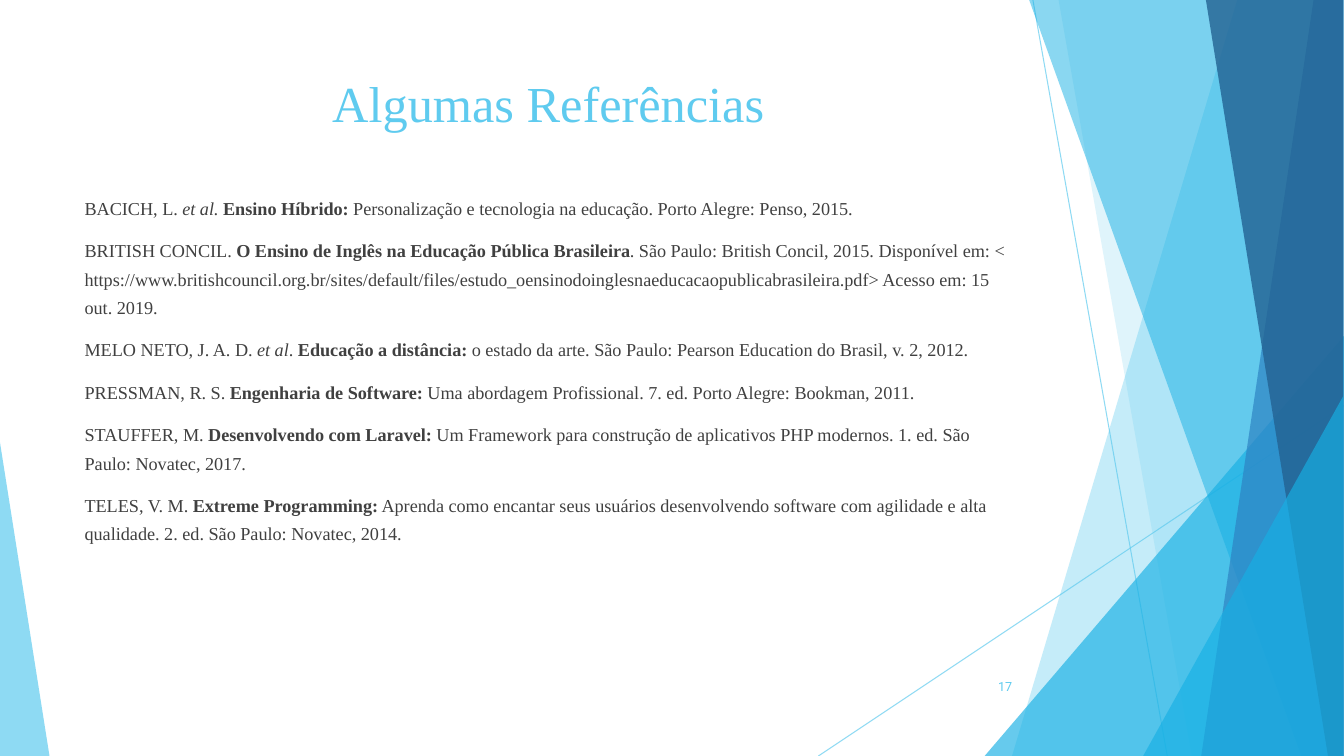
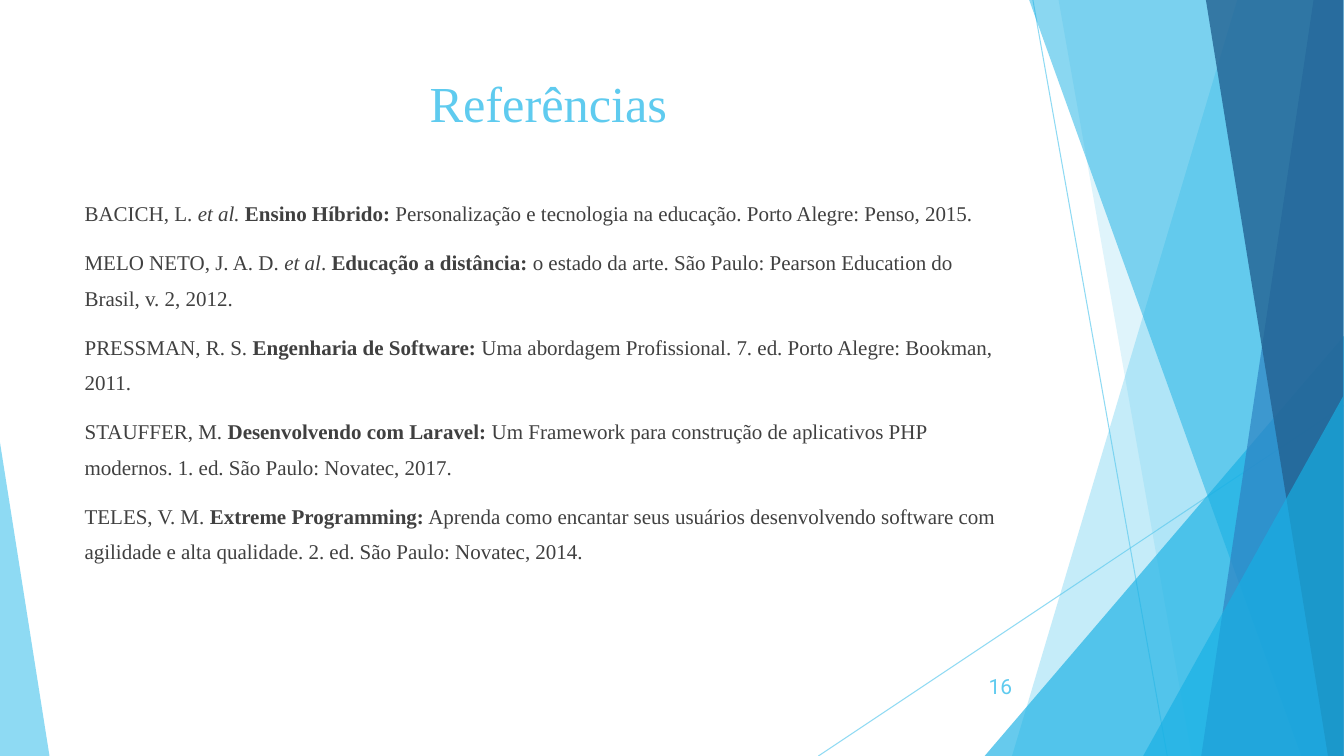
Before and after one commit to ryanlucaslemos/arquivostcc, a slide deck: slide 16 of TCC 2/Slide de TCC 2.ppt (slide 17 before the commit). Drawn at 1344x756 pixels with LibreOffice and Linux fonts; fonts in the diff are those of the drawing. Boxes give left, top, right and bottom in pixels: in the first picture for what was removed or moved away, otherwise in the second. Text is boxed around its words. In the diff, an @@ line names an element or a change of style, - is before the commit and + after.

```diff
--- a/TCC 2/Slide de TCC 2.ppt
+++ b/TCC 2/Slide de TCC 2.ppt
@@ title at (430,86,668,123): text changed @@
-Algumas Referências
+Referências
@@ text "BACICH, L. et al. Ensino ..." at (85,206,995,564): size 13 to 15 pt; line spacing 1.3 to 1.4 @@
@@ text at (85,244,990,314): paragraph removed @@
-BRITISH CONCIL. O Ensino de Inglês na Educação Pública Brasileira. São Paulo: British Concil, 2015. Disponível em: < https://www.britishcouncil.org.br/sites/default/files/estudo_oensinodoinglesnaeducacaopublicabrasileira.pdf> Acesso em: 15 out. 2019.
@@ page number at (989,679,1013,694): text changed; size 9 to 15 pt @@
-17
+16
```
Also in this commit, not shown: 2 other slides changed, 1 slide removed.
